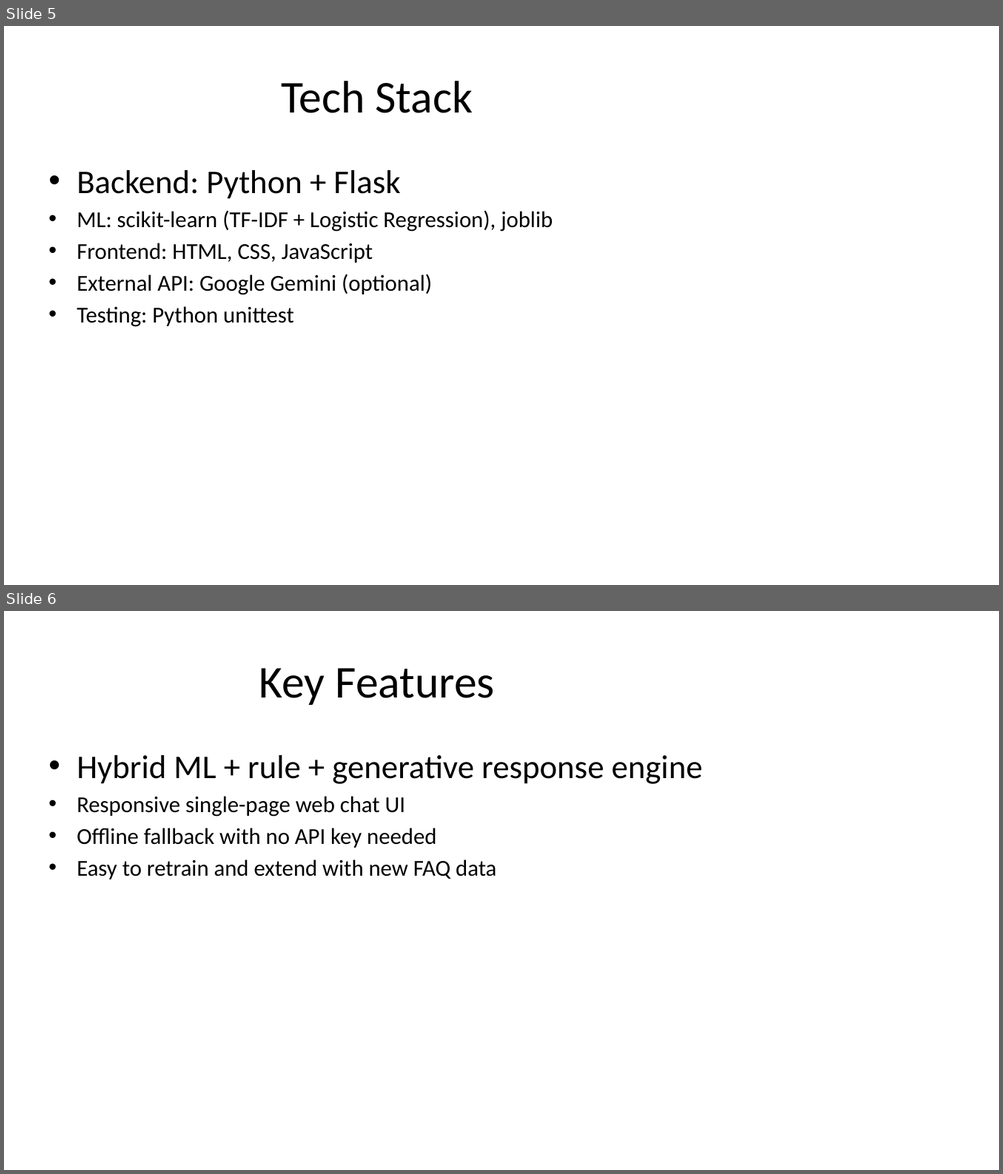
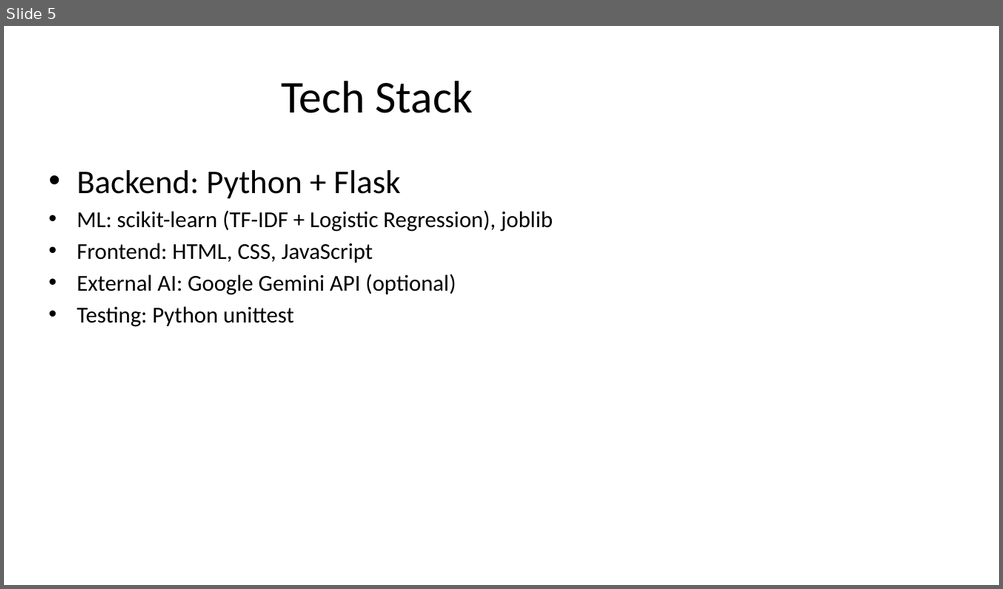
Before and after one commit to dvrajgit/dev-student-support-service-chatbot, a slide deck: PROJECT_PRESENTATION.pptx. Shown one above the other, each under a label of ours: slides 5 and 6 before the commit, slide 5 after it. The pictures are 1003x1174 and 1003x589 pixels, drawn with LibreOffice and Linux fonts; fonts in the diff are those of the drawing. Boxes give left, top, right and bottom in pixels: in the first picture for what was removed or moved away, otherwise in the second. Text is boxed around its words. In the diff, an @@ line names an element or a change of style, - is before the commit and + after.

```diff
--- a/PROJECT_PRESENTATION.pptx
+++ b/PROJECT_PRESENTATION.pptx
@@ slide 6 removed at (4,611,999,1170), background #FFFFFF @@
@@ title removed at (259,668,495,705) @@
-Key Features
@@ text removed at (77,755,703,880) @@
-• Hybrid ML + rule + generative response engine
-• Responsive single-page web chat UI
-• Offline fallback with no API key needed
-• Easy to retrain and extend with new FAQ data
@@ slide 5 changed as well @@
@@ text at (77,274,455,295): text changed @@
-• External API: Google Gemini (optional)
+• External AI: Google Gemini API (optional)
```
Also in this commit, not shown: 4 other slides changed, 2 slides added, 2 other slides removed.
